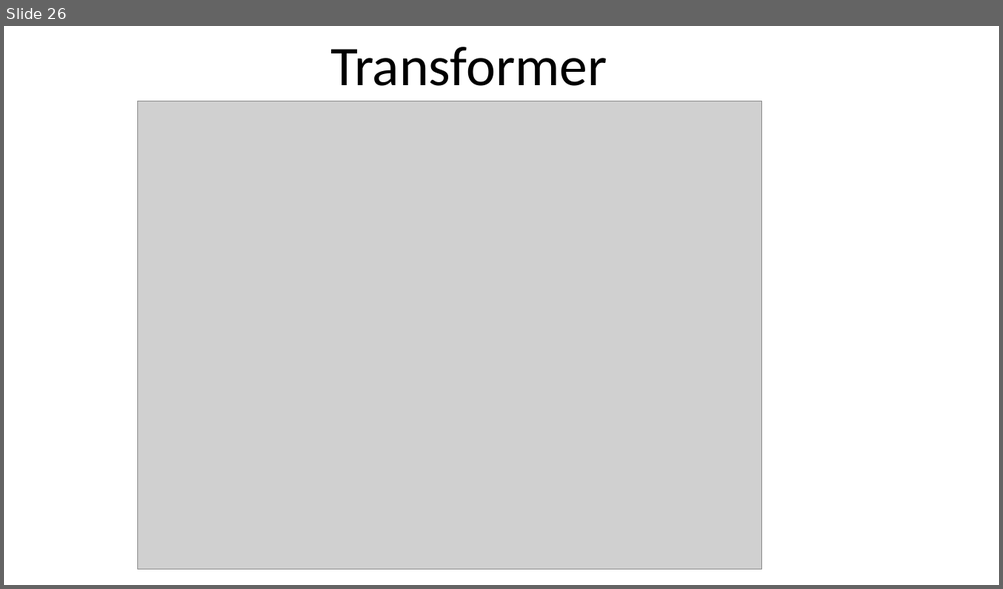
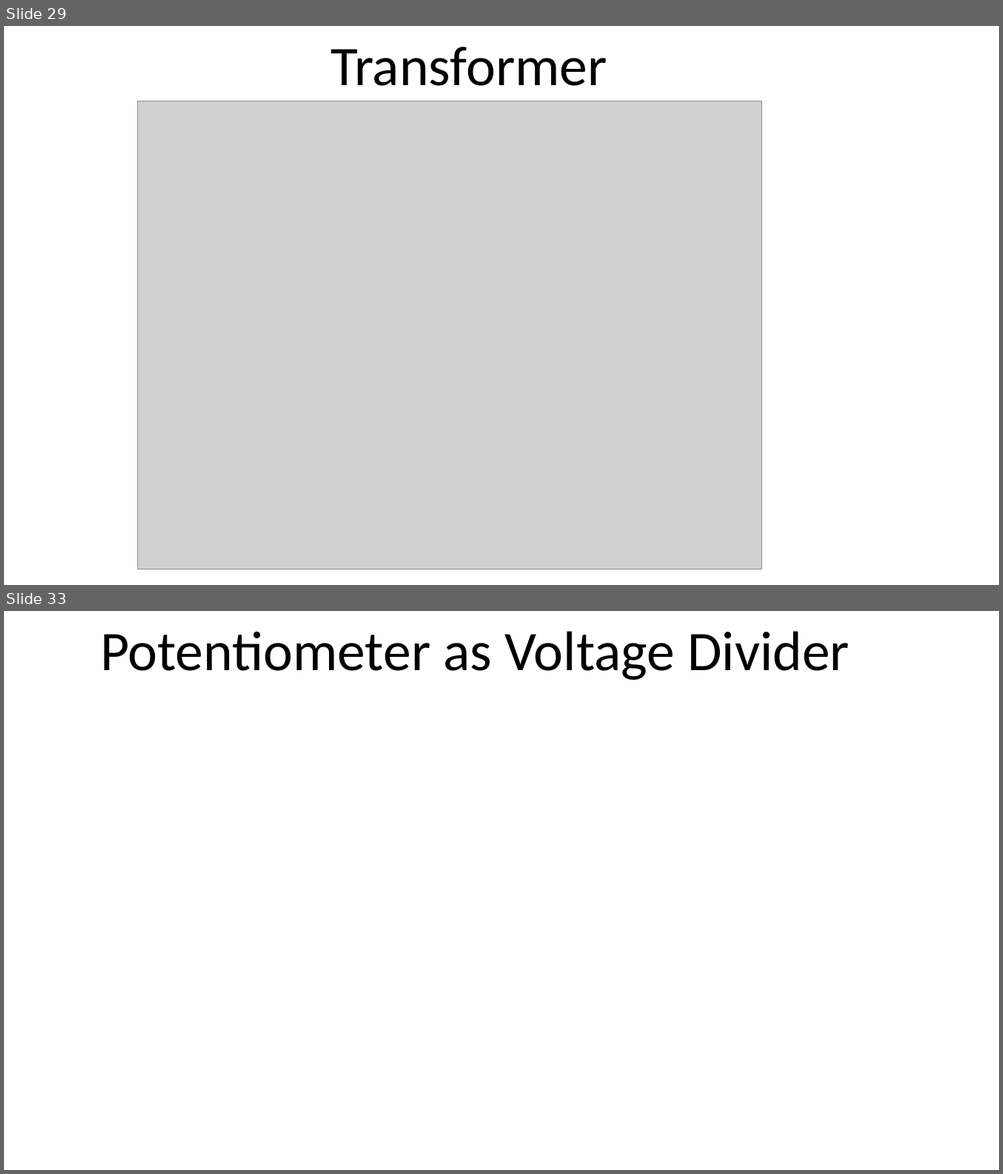
Before and after one commit to infocelab/embedded-projects, a slide deck: Documents/projects for schools.pptx. Shown one above the other, each under a label of ours: slide 26 before the commit, slides 29 and 33 after it; the slides between them are not shown. The pictures are 1003x589 and 1003x1174 pixels, drawn with LibreOffice and Linux fonts; fonts in the diff are those of the drawing; grey boxes stand for pictures. Boxes give left, top, right and bottom in pixels: in the first picture for what was removed or moved away, otherwise in the second. Text is boxed around its words. In the diff, an @@ line names an element or a change of style, - is before the commit and + after.

```diff
--- a/Documents/projects for schools.pptx
+++ b/Documents/projects for schools.pptx
@@ slide 33 added at (4, 611, 999, 1170), background #FFFFFF @@
@@ text added at (100, 631, 849, 680), 54 pt, text #000000 @@
+Potentiometer as Voltage Divider
@@ what was slide 26 is now slide 29 @@
```
Also in this commit, not shown: 3 slides changed, 18 other slides added, 2 slides removed.
